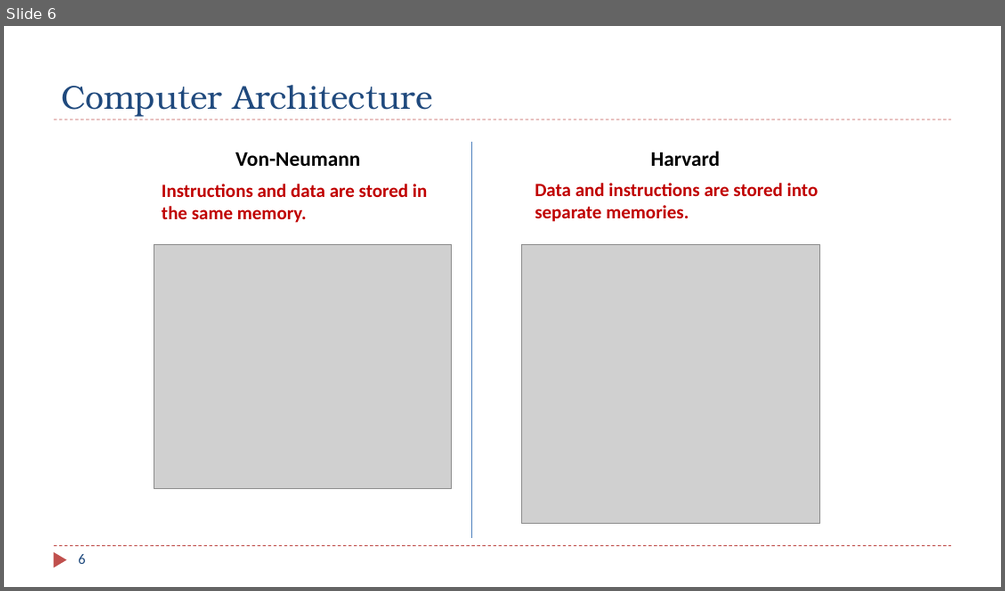
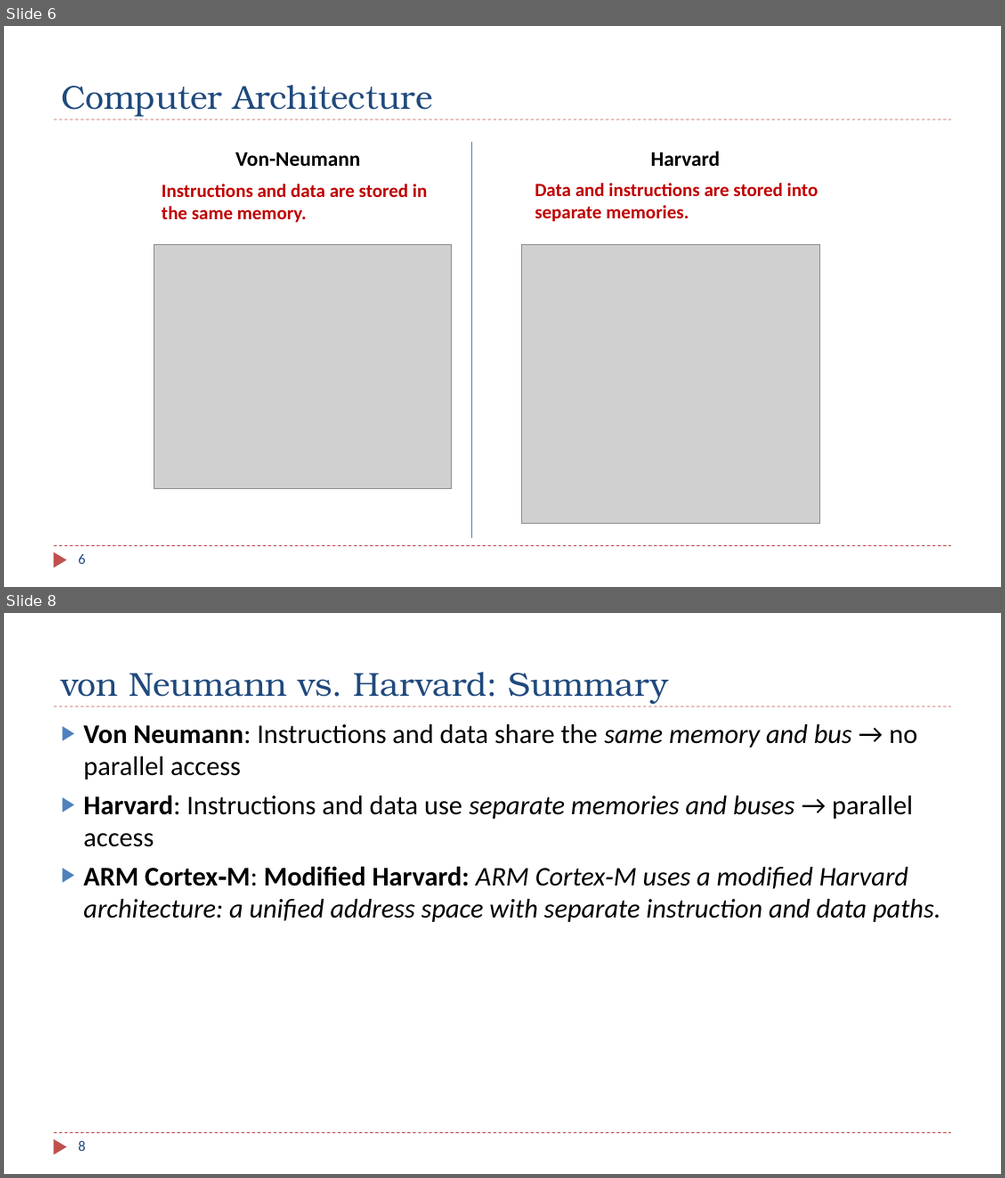
Before and after one commit to guhofstra/CSC111Sp26, a slide deck: PPTs/Ch1_See_Program_Running.pptx. Shown one above the other, each under a label of ours: slide 6 before the commit, slides 6 and 8 after it; the slides between them are not shown. The pictures are 1005x591 and 1005x1178 pixels, drawn with LibreOffice and Linux fonts; fonts in the diff are those of the drawing; grey boxes stand for pictures. Boxes give left, top, right and bottom in pixels: in the first picture for what was removed or moved away, otherwise in the second. Text is boxed around its words. In the diff, an @@ line names an element or a change of style, - is before the commit and + after.

```diff
--- a/PPTs/Ch1_See_Program_Running.pptx
+++ b/PPTs/Ch1_See_Program_Running.pptx
@@ slide 8 added at [4, 613, 1001, 1174], background #FFFFFF; not listed: 3 template elements that a slide beside it also shows @@
@@ title added at [61, 672, 669, 704], 32 pt, text #1F497D @@
+von Neumann vs. Harvard: Summary
@@ text added at [83, 724, 940, 922], 26 pt, text #000000, italic @@
+▶ Von Neumann: Instructions and data share the same memory and bus → no parallel access
+▶ Harvard: Instructions and data use separate memories and buses → parallel access
+▶ ARM Cortex‑M: Modified Harvard: ARM Cortex‑M uses a modified Harvard architecture: a unified address space with separate instruction and data paths.
@@ page number added at [78, 1141, 85, 1151], 14 pt, text #1F497D @@
+8
```
Also in this commit, not shown: 5 slides changed, 1 slide removed, 3 other files.
